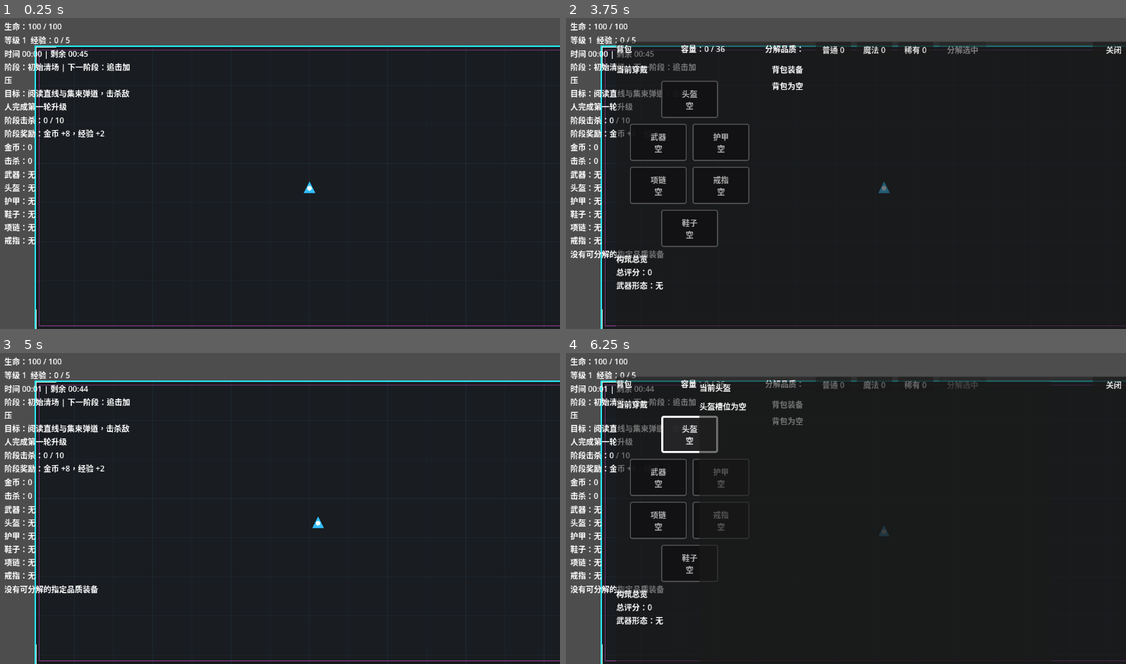
Above: before the commit, frames 1-4 (two rows, left to right).
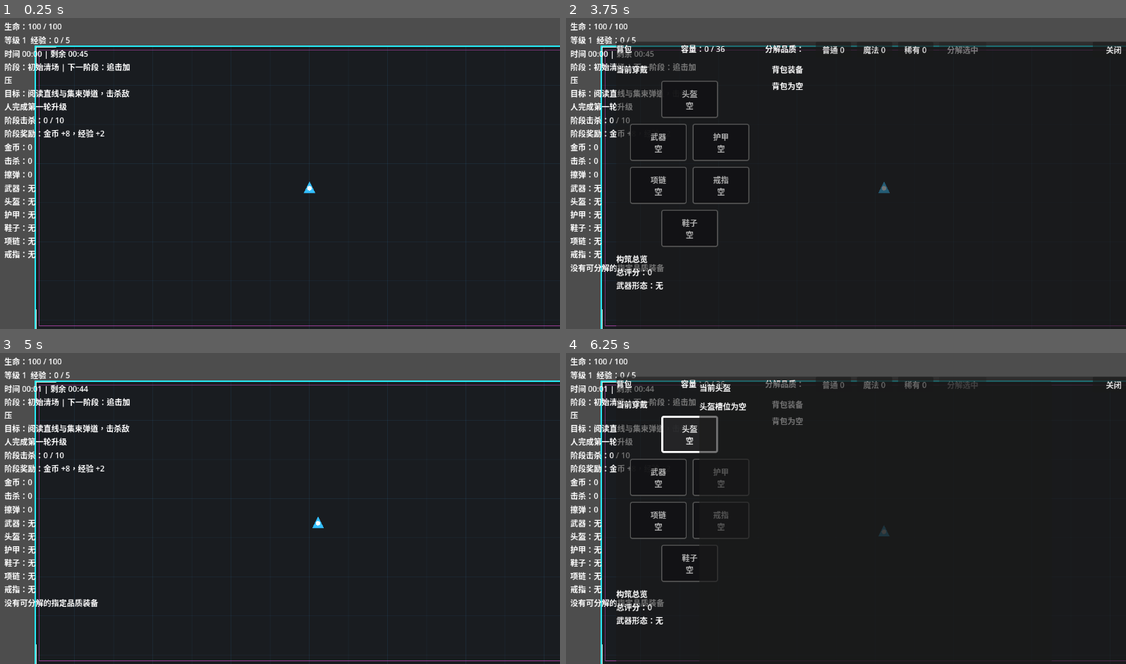
Above: after the commit, the same moments.

Repository: airisuzuki123/RogueLootPrototype
Game: Godot game, scene res://scenes/main.tscn
Two runs of this game, one before a commit and one after it. Both use one fixed random seed, a clock stepped at 60 frames per second and the inputs below.
Inputs (mouse positions are in pixels of both pictures, inside the frame that each line leads up to):
- Up to frame 1 (0.25 s): no input
- Up to frame 2 (3.75 s): tap Enter at 0.5 s; move the mouse to (969, 154) at 0.52 s; hold D (move_right) 0.53-1.25 s; tap B at 0.6 s; click (969, 154) at 0.67 s; click "普通 0" at 1.25 s; click "魔法 0" at 2 s; click "稀有 0" at 2.75 s; click "分解选中" at 3.5 s
- Up to frame 3 (5 s): click "关闭" at 4.25 s
- Up to frame 4 (6.25 s): tap Space at 5 s; move the mouse to (734, 520) at 5.02 s; hold S (move_down) 5.03-5.75 s; tap B at 5.1 s; click "头盔 空" at 5.75 s

The runs differ from the first frame. In frame 1, 0.5% of the frame differs, in the area x 0-7%, y 48-78%; in frame 2, 0.9%; in frame 3, 1.0%, in the area x 0-18%, y 48-82%; in frame 4, 0.9%.

Commit message:
新增弹幕擦弹反馈

Diff:
--- a/scripts/core/game_manager.gd
+++ b/scripts/core/game_manager.gd
@@ -4,6 +4,7 @@
 
 signal gold_changed(total: int)
 signal enemy_killed(total: int)
+signal graze_changed(total: int)
 signal health_changed(current: int, maximum: int)
 signal experience_changed(current: int, required: int, level: int)
 signal equipment_changed(equipped_items: Dictionary)
@@ -144,6 +145,7 @@
 
 var gold: int = 0
 var kills: int = 0
+var grazes: int = 0
 var level: int = 1
 var experience: int = 0
 var experience_to_next_level: int = 5
@@ -223,6 +225,7 @@
 func reset_run() -> void:
 	gold = 0
 	kills = 0
+	grazes = 0
 	level = 1
 	experience = 0
 	experience_to_next_level = 5
@@ -250,6 +253,7 @@
 	phase_bullet_pattern_counters.clear()
 	gold_changed.emit(gold)
 	enemy_killed.emit(kills)
+	graze_changed.emit(grazes)
 	experience_changed.emit(experience, experience_to_next_level, level)
 	inventory_changed.emit(inventory)
 	inventory_open_changed.emit(is_inventory_open)
@@ -520,6 +524,12 @@
 	kills += 1
 	enemy_killed.emit(kills)
 	_update_current_phase_objective()
+
+func register_graze() -> void:
+	if is_run_over:
+		return
+	grazes += 1
+	graze_changed.emit(grazes)
 
 func add_experience(amount: int) -> void:
 	if is_run_over:
--- a/scripts/effects/combat_feedback.gd
+++ b/scripts/effects/combat_feedback.gd
@@ -12,6 +12,14 @@
 	world.add_child(number)
 	number.setup(amount, tint)
 
+static func show_text(world: Node, position: Vector2, content: String, tint: Color = Color.WHITE) -> void:
+	if world == null:
+		return
+	var number := DAMAGE_NUMBER_SCENE.instantiate()
+	number.global_position = position + Vector2(-18, -34)
+	world.add_child(number)
+	number.setup_text(content, tint)
+
 static func show_burst(world: Node, position: Vector2, tint: Color = Color(1, 0.9, 0.25, 0.85), size: float = 1.0) -> void:
 	if world == null:
 		return
--- a/scripts/effects/damage_number.gd
+++ b/scripts/effects/damage_number.gd
@@ -9,6 +9,10 @@
 
 func setup(amount: int, tint: Color = Color.WHITE) -> void:
 	text = str(amount)
+	modulate = tint
+
+func setup_text(content: String, tint: Color = Color.WHITE) -> void:
+	text = content
 	modulate = tint
 
 func _ready() -> void:
--- a/scripts/entities/enemy_projectile.gd
+++ b/scripts/entities/enemy_projectile.gd
@@ -6,9 +6,11 @@
 @export var lifetime: float = 3.0
 @export var damage: int = 8
 @export var knockback_force: float = 190.0
+@export var graze_radius: float = 30.0
 
 var direction: Vector2 = Vector2.RIGHT
 var glow_base_scale: Vector2 = Vector2.ONE
+var has_grazed: bool = false
 @onready var visual: Polygon2D = $Visual
 @onready var glow: Polygon2D = $Glow
 @onready var trail: Line2D = $Trail
@@ -67,6 +69,7 @@
 		return
 	global_position += direction.normalized() * speed * delta
 	_update_pulse()
+	_try_graze_player()
 	lifetime -= delta
 	if lifetime <= 0.0:
 		queue_free()
@@ -88,6 +91,20 @@
 	var pulse: float = 1.0 + sin(Time.get_ticks_msec() * 0.014) * 0.12
 	glow.scale = glow_base_scale * pulse
 
+func _try_graze_player() -> void:
+	if has_grazed or GameManager.player == null or not is_instance_valid(GameManager.player):
+		return
+	var player := GameManager.player as Node2D
+	if player == null:
+		return
+	var distance := global_position.distance_to(player.global_position)
+	if distance > graze_radius or distance < 16.0:
+		return
+	has_grazed = true
+	GameManager.register_graze()
+	CombatFeedback.show_text(get_tree().current_scene, player.global_position, "擦弹", Color(0.55, 0.95, 1.0, 1.0))
+	CombatFeedback.show_burst(get_tree().current_scene, player.global_position, Color(0.45, 0.9, 1.0, 0.55), 0.55)
+
 func _on_body_entered(body: Node) -> void:
 	if body.name != "Player":
 		return
--- a/scripts/ui/hud.gd
+++ b/scripts/ui/hud.gd
@@ -4,6 +4,7 @@
 
 var gold_label: Label
 var kills_label: Label
+var graze_label: Label
 var health_label: Label
 var experience_label: Label
 var run_phase_label: Label
@@ -80,6 +81,9 @@
 	kills_label = Label.new()
 	stats.add_child(kills_label)
 
+	graze_label = Label.new()
+	stats.add_child(graze_label)
+
 	equipment_label = Label.new()
 	equipment_label.autowrap_mode = TextServer.AUTOWRAP_WORD_SMART
 	stats.add_child(equipment_label)
@@ -176,6 +180,7 @@
 func _connect_signals() -> void:
 	GameManager.gold_changed.connect(_on_gold_changed)
 	GameManager.enemy_killed.connect(_on_enemy_killed)
+	GameManager.graze_changed.connect(_on_graze_changed)
 	GameManager.health_changed.connect(_on_health_changed)
 	GameManager.experience_changed.connect(_on_experience_changed)
 	GameManager.equipment_changed.connect(_on_equipment_changed)
@@ -192,6 +197,7 @@
 func _refresh_all() -> void:
 	_on_gold_changed(GameManager.gold)
 	_on_enemy_killed(GameManager.kills)
+	_on_graze_changed(GameManager.grazes)
 	_on_experience_changed(GameManager.experience, GameManager.experience_to_next_level, GameManager.level)
 	_on_run_time_changed(GameManager.get_run_elapsed_seconds(), GameManager.get_current_run_phase(), GameManager.get_current_phase_remaining_seconds())
 	_on_run_phase_objective_changed(
@@ -222,6 +228,9 @@
 
 func _on_enemy_killed(total: int) -> void:
 	kills_label.text = "击杀：%d" % total
+
+func _on_graze_changed(total: int) -> void:
+	graze_label.text = "擦弹：%d" % total
 
 func _on_health_changed(current: int, maximum: int) -> void:
 	health_label.text = "生命：%d / %d" % [current, maximum]
Not shown, changed: README.md
Not shown, changed: docs/design.md
Not shown, changed: docs/stage-plan.md
